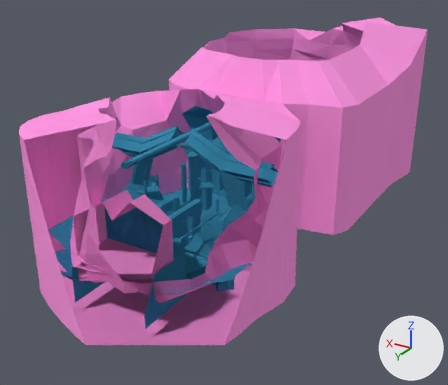
The Blender file assets/lvl/Palace of Arts.blend, before and after one commit.
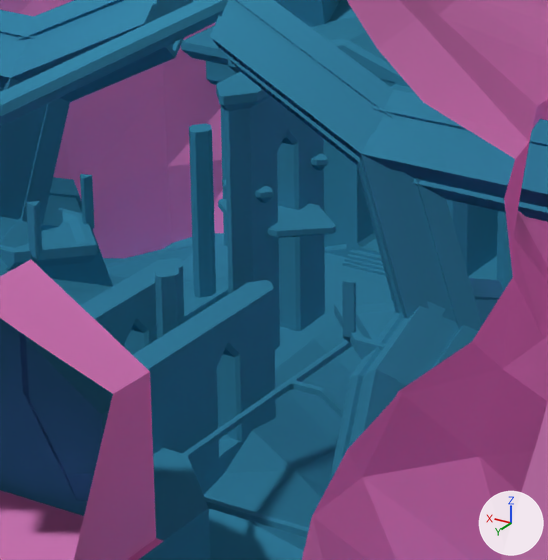
Each version is shown whole from a camera (50 mm lens) standing at (-111.9, 229.6, 108.2) and looking at (0.8, 41.7, 14.3), then close up on the part from 31% to 59% of the width and 35% to 68% of the height. Lighting does not change. The marker at lower right points along +X, +Y and +Z. Everything nearer to the camera than a plane just in front of the edit is cut away.

Before the edit, the objects in view are built like this:
```python
me_cube = bpy.data.meshes.new('Cube')
me_cube.from_pydata(...)  # 610 vertices, 455 faces; spans x -32.7..0.0, y -22.5..28.9, z -32.5..16.7
me_cube.materials.append(mat_material_003)  # cyan #3b90b2
# before: 554 (-1.0, 15.3, -6.1) at pixel (179, 272), 555 (-1.0, 15.8, -6.1) at pixel (175, 275), 560 (-0.2, 16.7, -6.1) at pixel (161, 277), 561 (-0.2, 14.4, -6.1) at pixel (177, 267), 562 (0.0, 14.4, -6.1) at pixel (175, 266)
# before: 564 (0.0, 16.7, -6.1) at pixel (158, 276)
me_cube_004 = bpy.data.meshes.new('Cube.004')
me_cube_004.from_pydata(...)  # 57 vertices, 39 faces; spans x -13.1..14.6, y -13.5..14.1, z -21.0..14.0
# faces by material slot: [29, 10]
me_cube_004.materials.append(mat_material_003)  # cyan #3b90b2
me_cube_004.materials.append(mat_material_002)  # pink #ff98e2
me_cube_009 = bpy.data.meshes.new('Cube.009')
me_cube_009.from_pydata(...)  # 88 vertices, 81 faces; spans x -40.7..40.8, y -38.7..47.8, z -30.6..30.9
me_cube_009.materials.append(mat_material_002)  # pink #ff98e2
ob_cube = bpy.data.objects.new('Cube', me_cube)
ob_cube.location = (0.03, 58.84, 31.0)
_m = ob_cube.modifiers.new('Mirror', 'MIRROR')
_m.use_clip = True
ob_cube_004 = bpy.data.objects.new('Cube.004', me_cube_004)
ob_cube_004.location = (-0.62, 96.79, 20.22)
ob_cube_009 = bpy.data.objects.new('Cube.009', me_cube_009)
ob_cube_009.location = (0.48, 76.77, 26.64)
# also in view: 'Cube.005' at (-0.6, 72.2, 28.0); 'Cube.003' at (0.0, 64.5, 10.9)
```
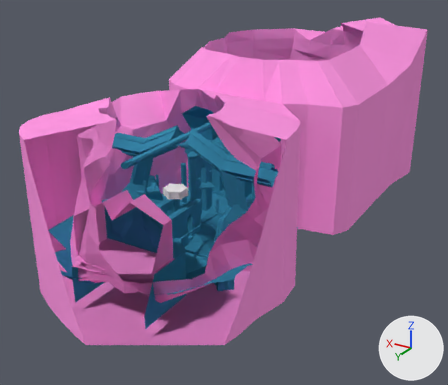
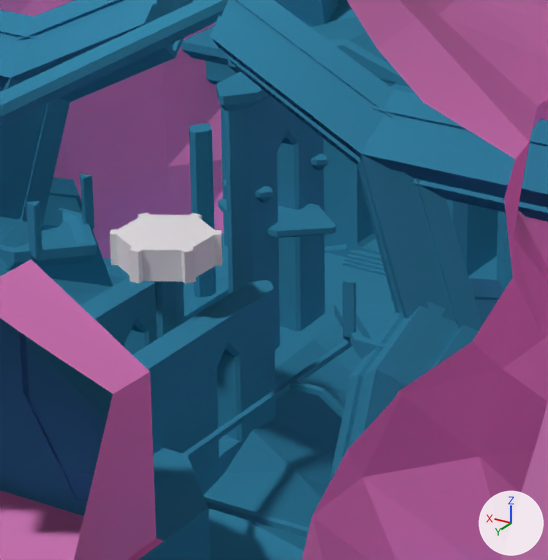
Where the change shows, as pixel boxes (x1, y1, x2, y2) in the close-ups (548 x 560 px):
'Cube.000_proxy', added: after (110, 213, 222, 284)
    faces in mat_inaccessible (white #ffffff): (110, 213, 222, 284)
    faces in mat_default (white #ffffff): (119, 244, 212, 278)
part 1 of me_cube, cut back: before (155, 266, 181, 339); after (155, 281, 181, 339)

Edits to the bpy script that builds the scene:
```text
Add mat_inaccessible:
    mat_inaccessible = diffuse_material('inaccessible')
    mat_inaccessible.base_color = (1.0, 1.0, 1.0)  # white #ffffff
Add mat_default:
    mat_default = diffuse_material('default')
    mat_default.base_color = (1.0, 1.0, 1.0)  # white #ffffff
Change me_cube:
    where me_cube.from_pydata(...)  # 610 vertices, 455 faces; spans x -32.7..0.0, y -22.5..28.9, z -32.5..16.7
    used by ob_cube; location = (0.03, 58.84, 31.0)
    verts and faces of me_cube; kept vertices keep their numbers, new ones are numbered from 610
    me_cube part 1
    add delete_faces([(554, 561, 562, 564, 560, 555)])
    add for i in [554, 555, 560, 561, 562, 564]: verts[i] += (0.0, 0.0, 0.7)
Add me_cube_010:
    me_cube_010.from_pydata(...)  # 96 vertices, 62 faces; spans x -4.25..4.25, y -3.9..3.9, z -1.3..1.3
    # faces by material slot: [6, 56]
    me_cube_010.materials.append(mat_default)  # white #ffffff
    me_cube_010.materials.append(mat_inaccessible)  # white #ffffff
Add ob_cube_000_proxy:
    ob_cube_000_proxy = bpy.data.objects.new('Cube.000_proxy', me_cube_010)
    ob_cube_000_proxy.location = (0.03, 74.39, 26.88)
    ob_cube_000_proxy.rotation_euler = (0.0, 0.0, 1.571)  # degrees (0, 0, 90)
```
